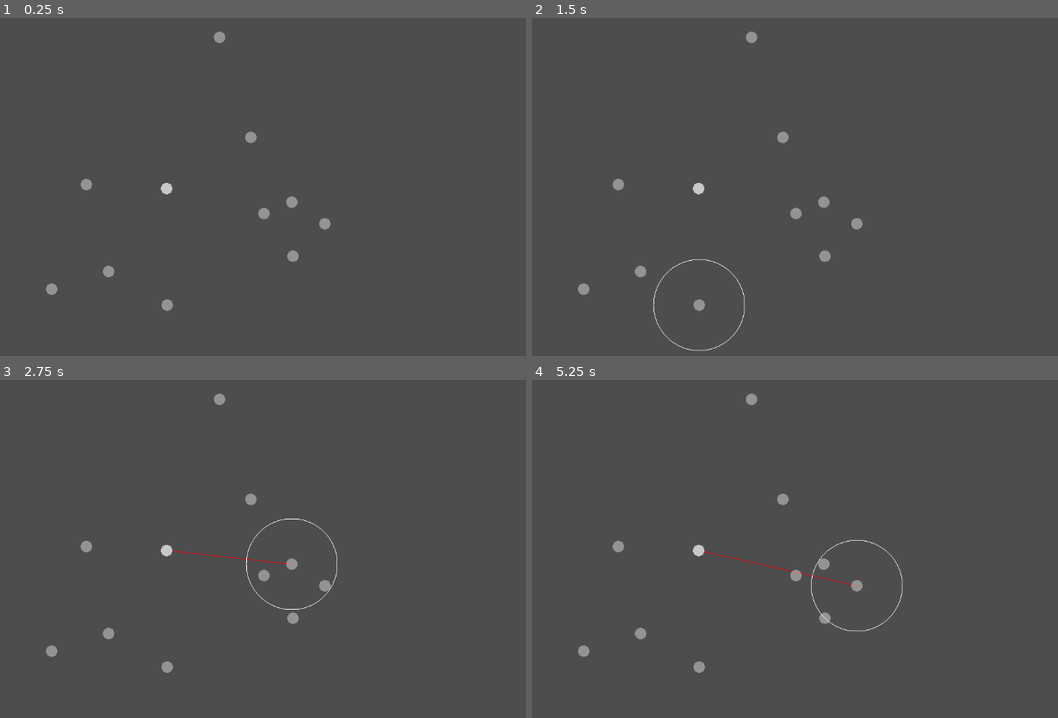
Above: before the commit, frames 1-4 (two rows, left to right).
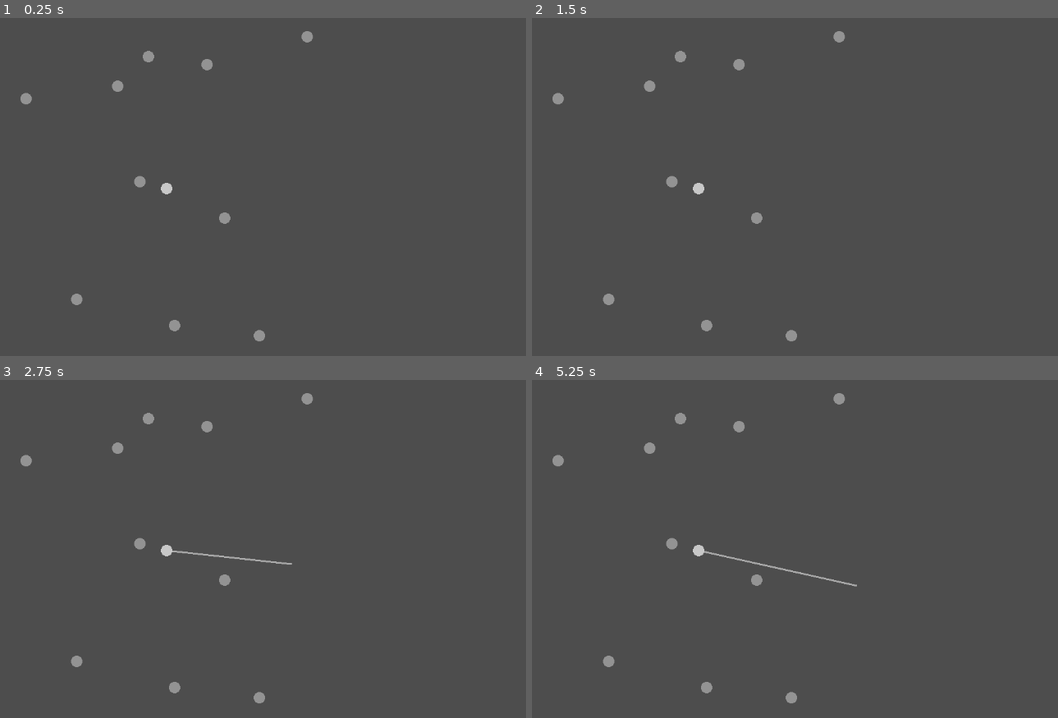
Above: after the commit, the same moments.

Repository: Mynijo/MagicFocus
Game: Godot game, scene res://FocusCraft/Focus.tscn
Same seed, same stepped clock (60 frames per second), same inputs: the game is played once before the commit and once after it.
Inputs (mouse positions are in pixels of both pictures, inside the frame that each line leads up to):
- Up to frame 1 (0.25 s): no input
- Up to frame 2 (1.5 s): tap Enter at 0.5 s; move the mouse to (700, 187) at 0.52 s; press the mouse at (700, 187) at 0.53 s; tap Space at 1.25 s; move the mouse to (700, 305) at 1.27 s; release the mouse at (700, 305) at 1.28 s; click (700, 305) at 1.35 s
- Up to frame 3 (2.75 s): tap Enter at 2 s; move the mouse to (289, 562) at 2.02 s; press the mouse at (289, 562) at 2.03 s
- Up to frame 4 (5.25 s): tap Space at 2.75, 4.25 s; move the mouse to (784, 498) at 2.77 s; release the mouse at (784, 498) at 2.78 s; click (784, 498) at 2.85 s; tap Enter at 3.5 s; move the mouse to (616, 545) at 3.52 s; press the mouse at (616, 545) at 3.53 s; move the mouse to (584, 650) at 4.27 s; release the mouse at (584, 650) at 4.28 s; click (584, 650) at 4.35 s; move the mouse to (858, 586) at 5.02 s; press the mouse at (858, 586) at 5.03 s

The runs differ from the first frame. In frame 1, 1.2% of the frame differs, in the area x 3-63%, y 3-96%; in frame 2, 1.3%; in frame 3, 1.5%; in frame 4, 1.5%, in the area x 3-71%, y 3-96%.

Commit message:
Added Connections Added Raycast Connections stop at other Connections

Diff:
--- /dev/null
+++ b/FocusCraft/Connection.gd
@@ -0,0 +1,17 @@
+extends Area2D
+
+
+# Called when the node enters the scene tree for the first time.
+func _ready():
+	pass # Replace with function body.
+
+
+# Called every frame. 'delta' is the elapsed time since the previous frame.
+func _process(delta):
+	pass
+
+func init(pos1, pos2):
+	$Line2D.add_point(pos1)
+	$Line2D.add_point(pos2)
+	$CollisionShape2D.shape.a = pos1
+	$CollisionShape2D.shape.b = pos2
--- /dev/null
+++ b/FocusCraft/Connection.tscn
@@ -0,0 +1,16 @@
+[gd_scene load_steps=3 format=3 uid="uid://bniw4aeyp1my1"]
+
+[ext_resource type="Script" path="res://FocusCraft/Connection.gd" id="1_80ymp"]
+
+[sub_resource type="SegmentShape2D" id="SegmentShape2D_yaoac"]
+resource_local_to_scene = true
+
+[node name="Connection" type="Area2D"]
+script = ExtResource("1_80ymp")
+
+[node name="Line2D" type="Line2D" parent="."]
+width = 7.0
+default_color = Color(0.67451, 1, 0.505882, 1)
+
+[node name="CollisionShape2D" type="CollisionShape2D" parent="."]
+shape = SubResource("SegmentShape2D_yaoac")
--- a/FocusCraft/Focus.gd
+++ b/FocusCraft/Focus.gd
@@ -1,30 +1,73 @@
 extends Node2D
 
-var last_node
+var Connected_nodes = []
+var Conections = []
+var Conection_hover_position
+var Conection_hover_Node
+
+var Connection_color = Color.DARK_GRAY
+
+
+var Focus_node_scene = preload("res://FocusCraft/FocusNode.tscn")
+var Connection_scene = preload("res://FocusCraft/Connection.tscn")
 
 # Called when the node enters the scene tree for the first time.
 func _ready():
-	add_new_last_node($StartNode)
+	$RayCast2D.position = $StartNode.position
+	Connected_nodes.append($StartNode)
 
-	var FocusNodeScrene = preload("res://FocusCraft/FocusNode.tscn")
 	for n in range (0, 10):
-		var FocusNodeInstance = FocusNodeScrene.instantiate()
-		FocusNodeInstance.position.x = randi_range(20, 580)
-		FocusNodeInstance.position.y = randi_range(20, 580)
-		add_child(FocusNodeInstance)
+		var focus_node_instance = Focus_node_scene.instantiate()
+		focus_node_instance.position.x = randi_range(20, 580)
+		focus_node_instance.position.y = randi_range(20, 580)
+		add_child(focus_node_instance)
+
+
 
 func _draw():
 	if Input.is_action_pressed("left_mouse"):
-		draw_line(last_node.position, get_viewport().get_mouse_position(), Color(255, 0, 0), 1)
+		draw_line(get_last_node().position, Conection_hover_position, Connection_color, 3)
 
 # Called every frame. 'delta' is the elapsed time since the previous frame.
 func _process(delta):
 	if Input.is_action_pressed("left_mouse"):
+		reset_conection_hover()
+		#cast the RayCast
 		$RayCast2D.target_position = $RayCast2D.get_local_mouse_position()
+		var result = $RayCast2D.get_collider()
+		if result:
+			if result.is_in_group("connectable"):
+				Conection_hover_position = result.position
+				Conection_hover_Node = result
+				Connection_color = Color.GREEN
+			else:
+				Conection_hover_position = $RayCast2D.get_collision_point()
+				Connection_color = Color.RED
+
+
 		queue_redraw()
 	if Input.is_action_just_released("left_mouse"):
+		if Conection_hover_Node:
+			add_new_connection(Conection_hover_Node)
 		queue_redraw()
 
-func add_new_last_node(new_node):
-	last_node = new_node
-	$RayCast2D.position = new_node.position
+func reset_conection_hover():
+	Conection_hover_Node = null
+	Conection_hover_position = get_viewport().get_mouse_position()
+	Connection_color = Color.DARK_GRAY
+
+func get_last_node():
+	return Connected_nodes.back()
+
+func add_new_connection(new_node):
+	if !Connected_nodes.has(new_node):
+		var connection_instance = Connection_scene.instantiate()
+		connection_instance.init(new_node.position, get_last_node().position)
+		add_child(connection_instance)
+		Conections.append(connection_instance)
+
+		Connected_nodes.append(new_node)
+		$RayCast2D.position = new_node.position
+
+		$RayCast2D.clear_exceptions()
+		$RayCast2D.add_exception(connection_instance)
--- a/FocusCraft/Focus.tscn
+++ b/FocusCraft/Focus.tscn
@@ -3,7 +3,7 @@
 [ext_resource type="Script" path="res://FocusCraft/Focus.gd" id="1_7w1du"]
 [ext_resource type="PackedScene" uid="uid://docbr1dhq3udq" path="res://FocusCraft/FocusNode.tscn" id="2_thmlg"]
 
-[node name="Node2D" type="Node2D"]
+[node name="Focus" type="Node2D"]
 script = ExtResource("1_7w1du")
 
 [node name="StartNode" parent="." instance=ExtResource("2_thmlg")]
@@ -11,3 +11,4 @@
 Node_color = Color(0.784314, 0.784314, 0.784314, 1)
 
 [node name="RayCast2D" type="RayCast2D" parent="."]
+collide_with_areas = true
--- a/FocusCraft/FocusNode.tscn
+++ b/FocusCraft/FocusNode.tscn
@@ -2,14 +2,14 @@
 
 [ext_resource type="Script" path="res://FocusCraft/FocusNode.gd" id="1_nxfdb"]
 
-[sub_resource type="CircleShape2D" id="CircleShape2D_q0hdw"]
+[sub_resource type="CircleShape2D" id="CircleShape2D_tay26"]
 
-[node name="Node2D" type="Area2D"]
+[node name="Node2D" type="Area2D" groups=["connectable"]]
 script = ExtResource("1_nxfdb")
 Node_color = Color(1, 1, 1, 0.392157)
 
 [node name="CollisionShape2D" type="CollisionShape2D" parent="."]
-shape = SubResource("CircleShape2D_q0hdw")
+shape = SubResource("CircleShape2D_tay26")
 
 [connection signal="mouse_entered" from="." to="." method="_on_mouse_entered"]
 [connection signal="mouse_exited" from="." to="." method="_on_mouse_exited"]
